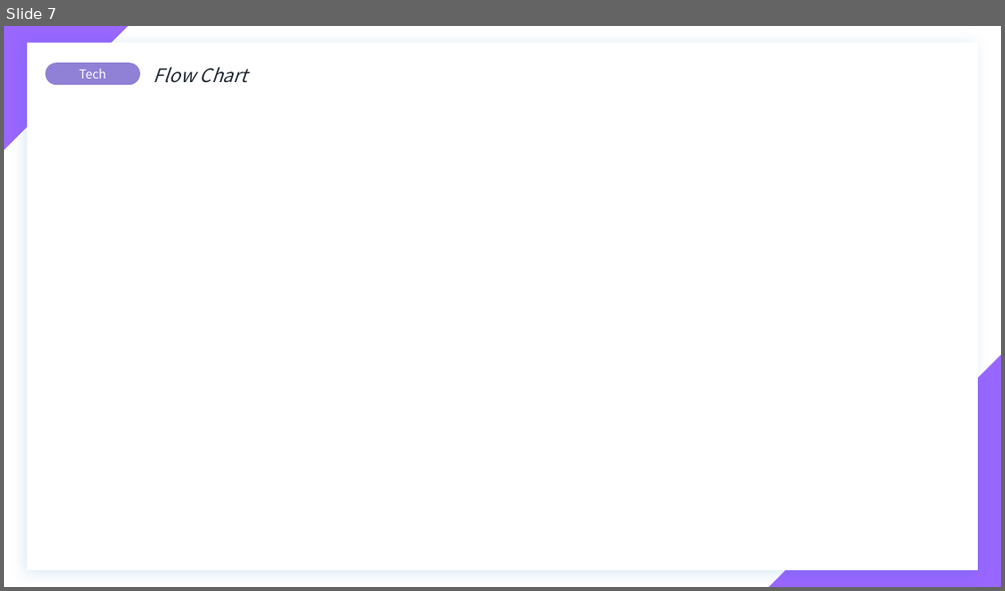
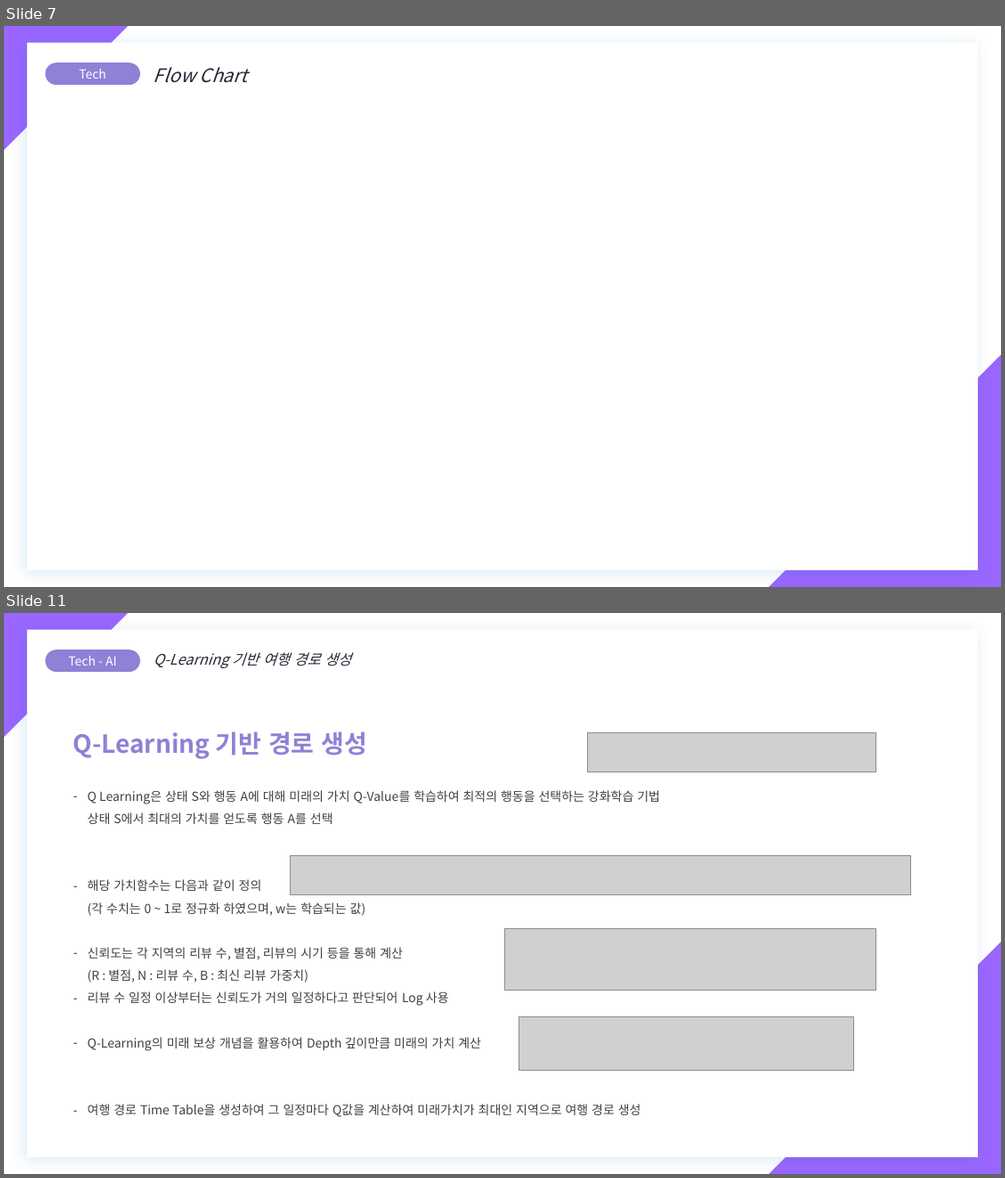
Before and after one commit to YeongIn-Hwang/2025_AI_Academic-Festival, a slide deck: Voyage.pptx. Shown one above the other, each under a label of ours: slide 7 before the commit, slides 7 and 11 after it; the slides between them are not shown. The pictures are 1005x591 and 1005x1178 pixels, drawn with LibreOffice and Linux fonts; fonts in the diff are those of the drawing; grey boxes stand for pictures. Boxes give left, top, right and bottom in pixels: in the first picture for what was removed or moved away, otherwise in the second. Text is boxed around its words. In the diff, an @@ line names an element or a change of style, - is before the commit and + after.

```diff
--- a/Voyage.pptx
+++ b/Voyage.pptx
@@ slide 11 added at box(4, 613, 1001, 1174), background #FFFFFF @@
@@ right triangle added at box(4, 613, 128, 737), fill #9966FF @@
@@ rectangle added at box(27, 629, 978, 1157), fill #FFFFFF @@
@@ rounded rectangle added at box(45, 649, 140, 672), fill #9080D6, 12 pt, text #FFFFFF @@
+Tech - AI
@@ text added at box(154, 652, 351, 668), 14 pt, text #222A35, italic @@
+    Q-Learning 기반 여행 경로 생성
@@ text added at box(73, 731, 660, 1117), 12 pt, text #404040 @@
+Q-Learning 기반 경로 생성
+– Q Learning은 상태 S와 행동 A에 대해 미래의 가치 Q-Value를 학습하여 최적의 행동을 선택하는 강화학습 기법
+  상태 S에서 최대의 가치를 얻도록 행동 A를 선택
+– 해당 가치함수는 다음과 같이 정의
+  (각 수치는 0 ~ 1로 정규화 하였으며, w는 학습되는 값)
+– 신뢰도는 각 지역의 리뷰 수, 별점, 리뷰의 시기 등을 통해 계산
+  (R : 별점, N : 리뷰 수, B : 최신 리뷰 가중치)
+– 리뷰 수 일정 이상부터는 신뢰도가 거의 일정하다고 판단되어 Log 사용
+– Q-Learning의 미래 보상 개념을 활용하여 Depth 깊이만큼 미래의 가치 계산
+– 여행 경로 Time Table을 생성하여 그 일정마다 Q값을 계산하여 미래가치가 최대인 지역으로 여행 경로 생성
@@ picture added at box(587, 732, 876, 772) @@
@@ picture added at box(290, 855, 910, 895) @@
@@ picture added at box(505, 929, 877, 989) @@
@@ right triangle added at box(769, 941, 1001, 1174), fill #9966FF @@
@@ picture added at box(518, 1017, 854, 1070) @@
```
Also in this commit, not shown: 2 slides changed, 5 other slides added, 5 slides removed, 3 other files.
